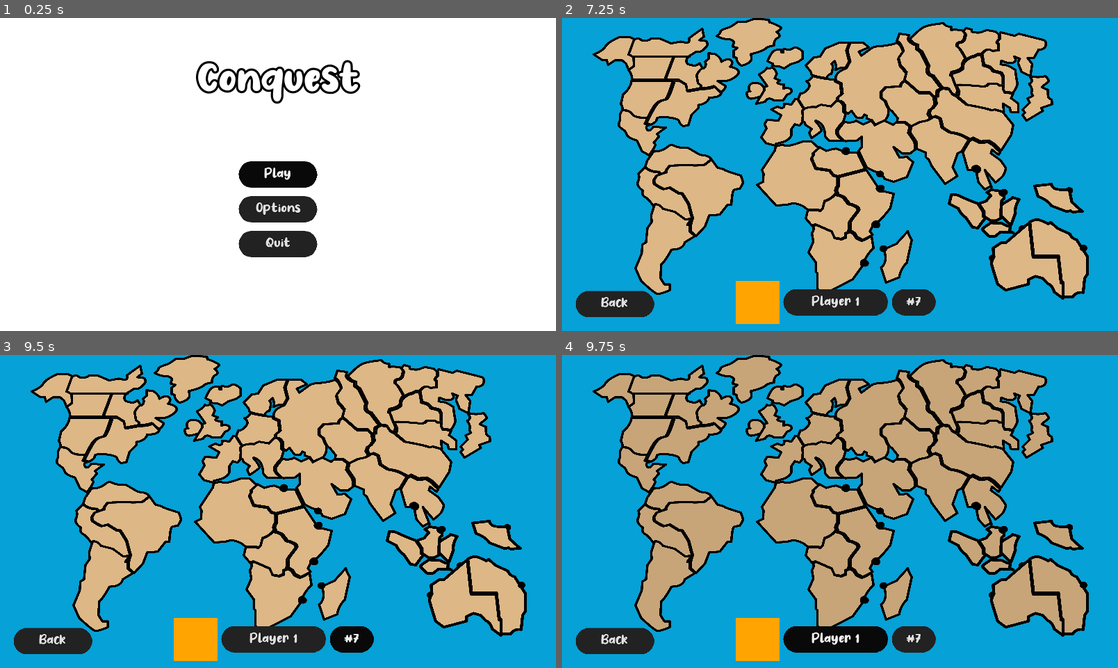
Above: before the commit, frames 1-4 (two rows, left to right).
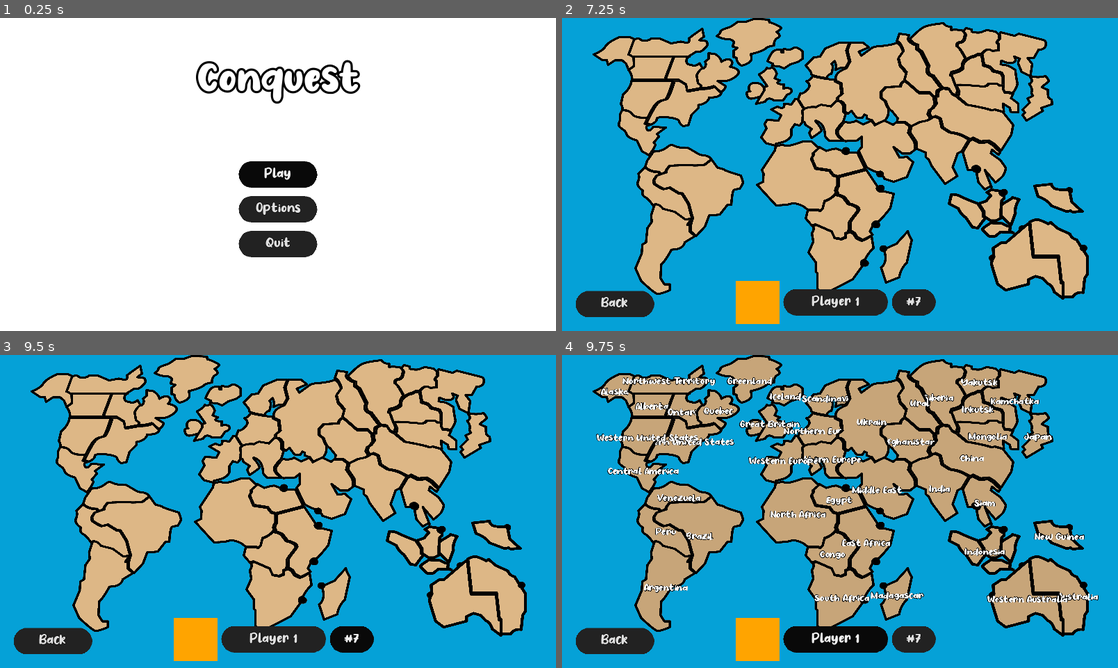
Above: after the commit, the same moments.

Repository: argosopentech/Conquest
Game: Godot game, scene res://Source/Main/Main.tscn
The game is run twice, just before and just after one commit, with the same random seed, the same clock (stepped at 60 frames per second) and the same inputs.
Inputs (mouse positions are in pixels of both pictures, inside the frame that each line leads up to):
- Up to frame 1 (0.25 s): no input
- Up to frame 2 (7.25 s): click "Play" at 0.5 s; click "Player 1" at 1.25 s; click "#5" at 2 s; click "Player 1" at 2.75 s; click "#5" at 3.5 s; click "Player 1" at 4.25 s; click "#5" at 5 s; click "Back" at 5.75 s; click "Play" at 6.5 s
- Up to frame 3 (9.5 s): click "#7" at 7.25 s; click "#7" at 8 s; click "#7" at 8.75 s
- Up to frame 4 (9.75 s): tap Enter (ui_accept) at 9.5 s; move the mouse to (906, 439) at 9.52 s; hold Tab (reveal_country_names, bound only after the commit) from 9.53 s (still down); click (906, 439) at 9.67 s

Frames 1-3 are identical in both runs. In frame 4, 5.4% of the frame differs, in the area x 6-97%, y 6-80%.

Commit message:
Country Names and Troops

Diff:
--- a/Source/Gameplay/Map/Country/Country.gd
+++ b/Source/Gameplay/Map/Country/Country.gd
@@ -12,11 +12,14 @@
 var troops = 0
 
 onready var country_state = load("res://Source/Gameplay/StateMachine/CountryStates/ActiveState.gd").new()
+onready var name_label = $Name
+onready var troops_label = $Troops
 
 func _ready():
 	setup()
 
 func setup():
+	name_label.text = get_name()
 	setup_state()
 
 func setup_state():
@@ -69,3 +72,7 @@
 				var state = country_state.clicked(self)
 				if state:
 					change_state(state)
+
+func _input(event):
+	if event.is_action_pressed("reveal_country_names"):
+		name_label.visible = !name_label.visible
--- a/Source/Gameplay/Map/Country/Country.tscn
+++ b/Source/Gameplay/Map/Country/Country.tscn
@@ -1,11 +1,19 @@
-[gd_scene load_steps=5 format=2]
+[gd_scene load_steps=7 format=2]
 
 [ext_resource path="res://Source/Gameplay/Map/Country/Country.gd" type="Script" id=1]
 [ext_resource path="res://Assets/Graphics/Map/Countries/Afghanistan.png" type="Texture" id=2]
 [ext_resource path="res://Assets/Graphics/Map/Borders/Afghanistan.png" type="Texture" id=3]
+[ext_resource path="res://Assets/Fonts/no_virus/No Virus.ttf" type="DynamicFontData" id=4]
 
 [sub_resource type="RectangleShape2D" id=1]
 extents = Vector2( 54.8251, 50.6346 )
+
+[sub_resource type="DynamicFont" id=2]
+size = 72
+outline_size = 3
+outline_color = Color( 0, 0, 0, 1 )
+use_filter = true
+font_data = ExtResource( 4 )
 
 [node name="Country" type="Area2D" groups=[
 "Country",
@@ -23,6 +31,7 @@
 texture = ExtResource( 3 )
 
 [node name="CollisionPolygon2D" type="CollisionPolygon2D" parent="."]
+visible = false
 
 [node name="Shape" type="CollisionShape2D" parent="."]
 visible = false
@@ -52,6 +61,40 @@
 "_edit_use_anchors_": false
 }
 
+[node name="Troops" type="Label" parent="."]
+visible = false
+margin_left = -20.0
+margin_top = -80.0
+margin_right = 30.0
+margin_bottom = -7.0
+grow_horizontal = 2
+grow_vertical = 2
+rect_min_size = Vector2( 50, 50 )
+custom_fonts/font = SubResource( 2 )
+text = "0"
+align = 1
+valign = 1
+__meta__ = {
+"_edit_use_anchors_": false
+}
+
+[node name="Name" type="Label" parent="."]
+visible = false
+margin_left = -77.5
+margin_top = -20.0
+margin_right = 87.5
+margin_bottom = 53.0
+grow_horizontal = 2
+grow_vertical = 2
+rect_min_size = Vector2( 50, 50 )
+custom_fonts/font = SubResource( 2 )
+text = "Name"
+align = 1
+valign = 1
+__meta__ = {
+"_edit_use_anchors_": false
+}
+
 [connection signal="input_event" from="." to="." method="_on_input_event"]
 [connection signal="mouse_entered" from="." to="." method="_on_mouse_entered"]
 [connection signal="mouse_exited" from="." to="." method="_on_mouse_exited"]
--- a/Source/Gameplay/StateMachine/CountryStates/CountryState.gd
+++ b/Source/Gameplay/StateMachine/CountryStates/CountryState.gd
@@ -44,13 +44,19 @@
 	if not country.active:
 		country.border.modulate = colors.not_hover
 		country.z_index = 0
+		country.name_label.visible = false
+		country.troops_label.visible = false
 		return
 	if country.hovering or country.selected:
 		country.border.modulate = colors.hover
 		dim_border_color(country)
+		country.name_label.visible = true
+		country.troops_label.visible = true
 		country.z_index = 2
 	else:
 		country.z_index = 0
+		country.name_label.visible = false
+		country.troops_label.visible = false
 		country.border.modulate = colors.not_hover
 
 func dim_border_color(country: Country):
--- a/project.godot
+++ b/project.godot
@@ -187,6 +187,11 @@
 "events": [ Object(InputEventKey,"resource_local_to_scene":false,"resource_name":"","device":0,"alt":false,"shift":false,"control":false,"meta":false,"command":false,"pressed":false,"scancode":77,"unicode":0,"echo":false,"script":null)
  ]
 }
+reveal_country_names={
+"deadzone": 0.5,
+"events": [ Object(InputEventKey,"resource_local_to_scene":false,"resource_name":"","device":0,"alt":false,"shift":false,"control":false,"meta":false,"command":false,"pressed":false,"scancode":16777218,"unicode":0,"echo":false,"script":null)
+ ]
+}
 
 [physics]
 
